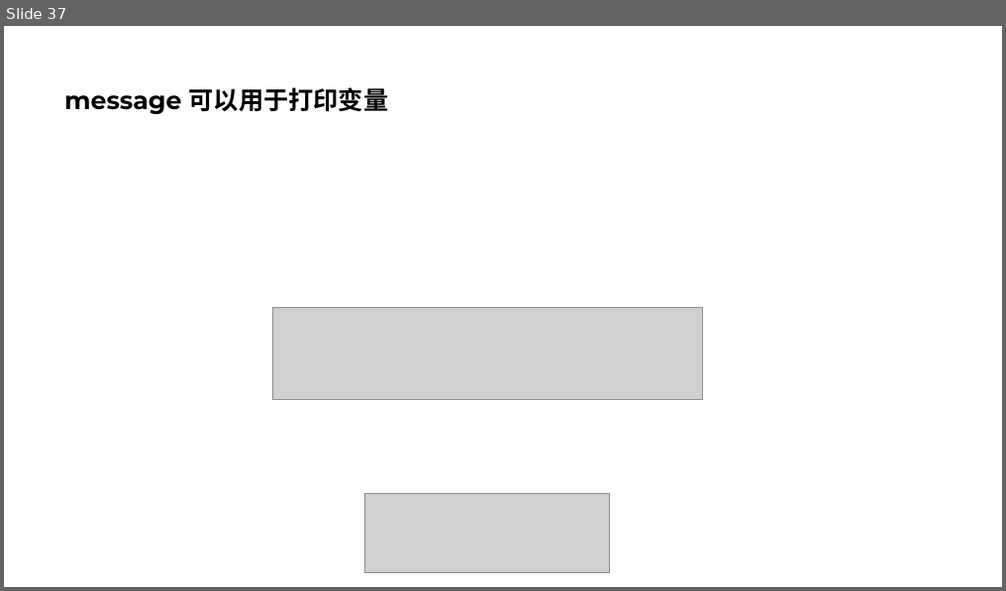
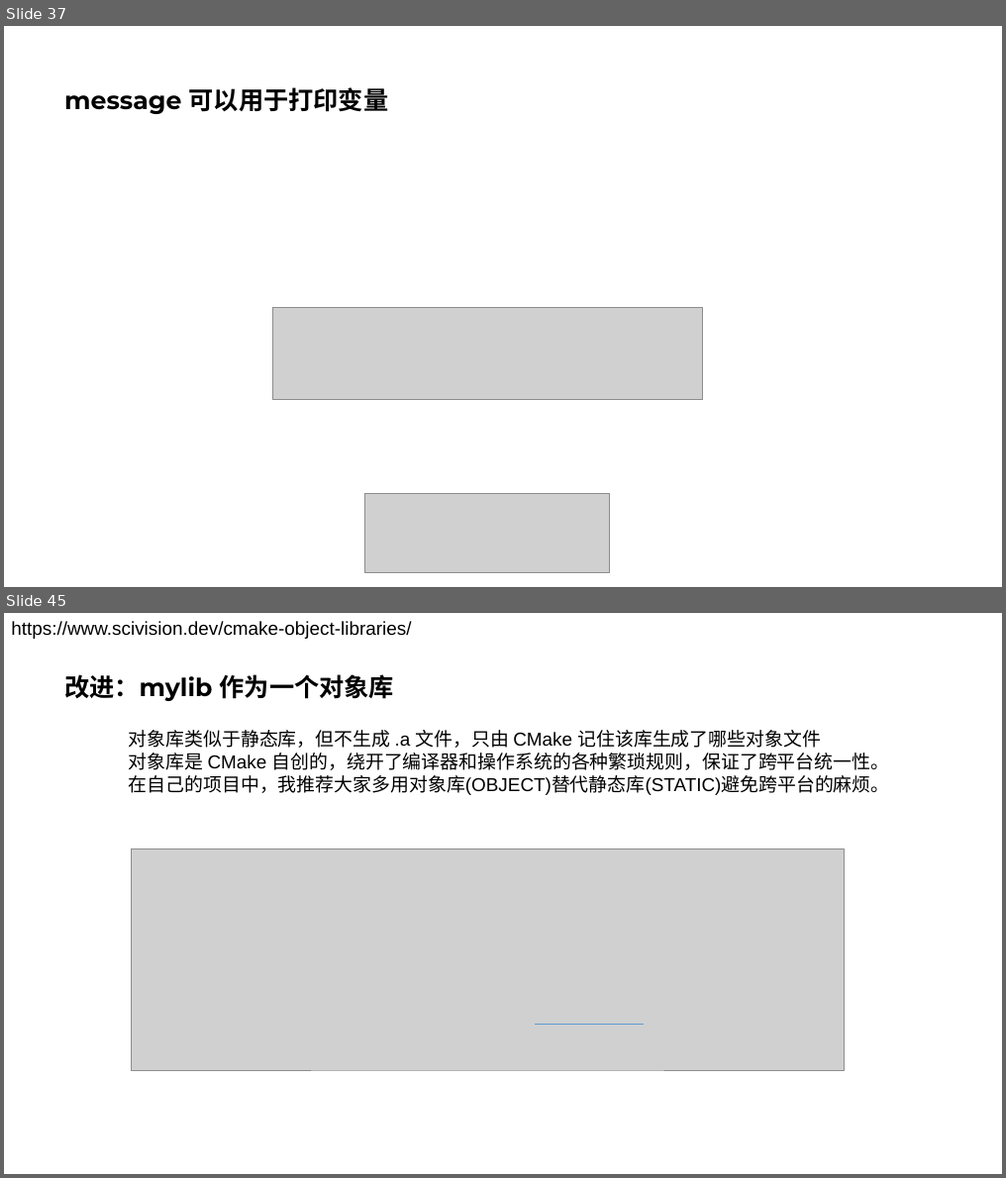
Before and after one commit to parallel101/course, a slide deck: 11/slides.pptx. Shown one above the other, each under a label of ours: slide 37 before the commit, slides 37 and 45 after it; the slides between them are not shown. The pictures are 1006x591 and 1006x1178 pixels, drawn with LibreOffice and Linux fonts; fonts in the diff are those of the drawing; grey boxes stand for pictures. Boxes give left, top, right and bottom in pixels: in the first picture for what was removed or moved away, otherwise in the second. Text is boxed around its words. In the diff, an @@ line names an element or a change of style, - is before the commit and + after.

```diff
--- a/11/slides.pptx
+++ b/11/slides.pptx
@@ slide 45 added at (4, 613, 1002, 1174), background #FFFFFF @@
@@ text added at (11, 621, 411, 639), 18 pt, text #000000 @@
+https://www.scivision.dev/cmake-object-libraries/
@@ title added at (64, 674, 394, 701), 24 pt, text #000000, bold @@
+改进：mylib 作为一个对象库
@@ text added at (129, 730, 890, 795), 18 pt, text #000000 @@
+对象库类似于静态库，但不生成 .a 文件，只由 CMake 记住该库生成了哪些对象文件
+对象库是 CMake 自创的，绕开了编译器和操作系统的各种繁琐规则，保证了跨平台统一性。
+在自己的项目中，我推荐大家多用对象库(OBJECT)替代静态库(STATIC)避免跨平台的麻烦。
@@ picture added at (132, 849, 844, 1070) @@
@@ line added from (536, 1024) to (645, 1024), #5B9BD5 0.5 pt @@
```
Also in this commit, not shown: 2 slides changed, 17 other slides added, 28 other files.
